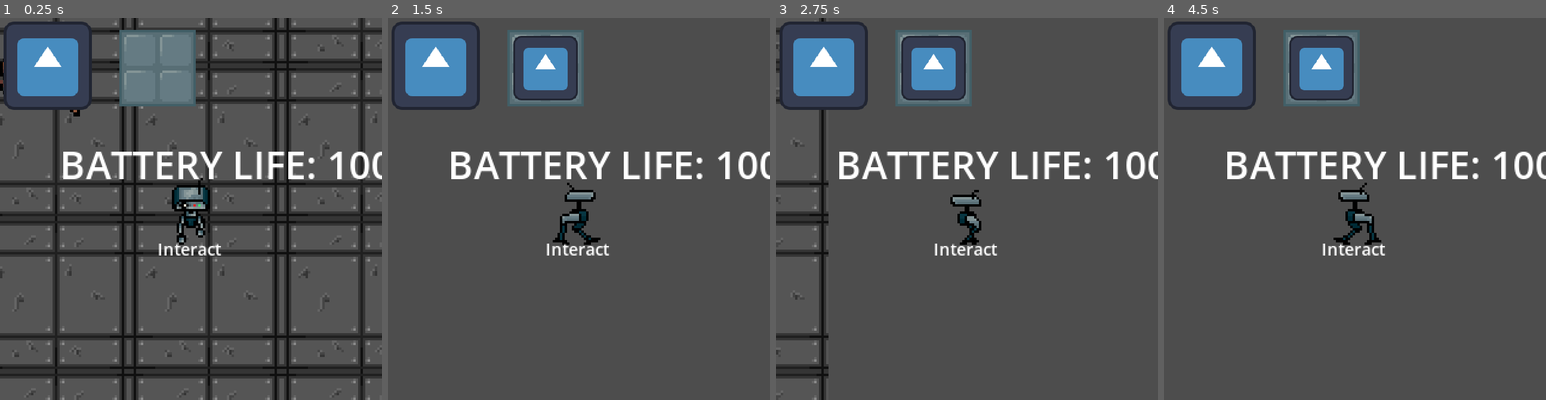
Above: before the commit, frames 1-4 (left to right).
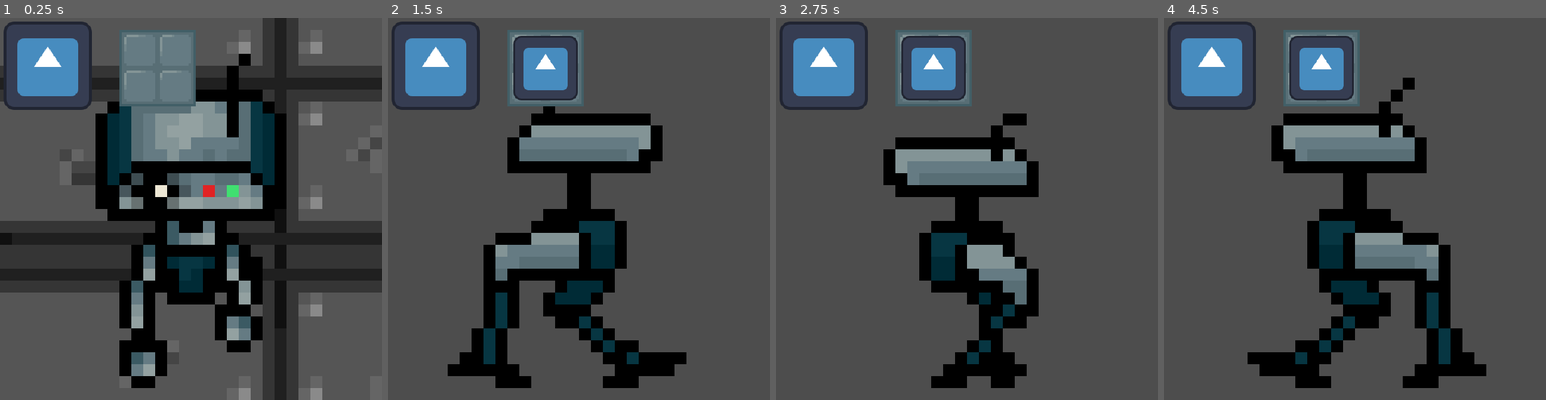
Above: after the commit, the same moments.

Repository: caterbob/ASLJA-OGPC-2025
Game: Godot game, scene res://world.tscn
Same seed, same stepped clock (60 frames per second), same inputs: the game is played once before the commit and once after it. The engine's default icon, where the game draws it, is replaced by a stand-in: a white triangle on a blue panel in a dark square.
Inputs:
- Up to frame 1 (0.25 s): no input
- Up to frame 2 (1.5 s): tap Enter (ui_accept) at 0.5, 0.77 s; hold E 0.53-1.28 s; hold Right (ui_right) from 0.53 s (still down); tap Q at 1.35 s
- Up to frame 3 (2.75 s): tap Enter (ui_accept) at 1.52 s; release Right (ui_right) at 2.03 s; hold Left (ui_left) from 2.03 s (still down); hold E from 2.03 s (still down)
- Up to frame 4 (4.5 s): release Left (ui_left) at 2.78 s; release E at 2.78 s; hold Right (ui_right) 2.78-4.28 s; tap Q at 2.85, 4.35 s; tap Enter (ui_accept) at 3.02, 3.77 s; hold E 3.53-4.28 s; hold Left (ui_left) from 4.28 s (still down)

The runs differ from the first frame. In frame 1, 53% of the frame differs, in the area x 0-100%, y 0-100%; in frame 2, 20%; in frame 3, 17%; in frame 4, 21%.
Error before the commit: Parse Error: Function "_ready" has the same name as a previously declared function. (res://label.gd:9)

Commit message:
Merge Fixes?

Diff:
--- a/the-game/label.gd
+++ b/the-game/label.gd
@@ -1,9 +1,5 @@
 extends Label
 var batteryLife = 100
-# Called when the node enters the scene tree for the first time.
-func _ready() -> void:
-	pass # Replace with function body.
-
 
 # Called when the node enters the scene tree for the first time.
 func _ready() -> void:
@@ -12,7 +8,6 @@
 
 # Called every frame. 'delta' is the elapsed time since the previous frame.
 func _process(delta: float) -> void:
-	self.text = "BATTERY LIFE: " + str(batteryLife) + "%"
 	pass
 
 
--- a/the-game/player.tscn
+++ b/the-game/player.tscn
@@ -155,6 +155,7 @@
 animation = &"walkDown"
 
 [node name="Camera2D" type="Camera2D" parent="."]
+zoom = Vector2(5, 5)
 limit_left = -1410065408
 limit_top = -1410065408
 limit_right = 1410065408
--- a/the-game/world.tscn
+++ b/the-game/world.tscn
@@ -1,16 +1,16 @@
-[gd_scene load_steps=16 format=3 uid="uid://bo8ih5mxcxcl"]
+[gd_scene load_steps=18 format=3 uid="uid://bo8ih5mxcxcl"]
 
 [ext_resource type="Texture2D" uid="uid://cu7k73nwbnjln" path="res://Sprite-0001-export.png" id="1_8l18e"]
 [ext_resource type="Script" path="res://world.gd" id="1_cl5hb"]
 [ext_resource type="PackedScene" uid="uid://c1tnxqkxhd1us" path="res://player.tscn" id="1_wlce4"]
 [ext_resource type="Texture2D" uid="uid://bbdbbexswn4ft" path="res://New Piskel (2).png" id="2_ubemr"]
 [ext_resource type="Texture2D" uid="uid://6p0h5v630pdd" path="res://Floor Tiles- Indoors.png" id="3_fll8y"]
-[ext_resource type="PackedScene" uid="uid://dsuniggkpqps6" path="res://hud.tscn" id="6_wxsfj"]
-[ext_resource type="Script" path="res://hud.gd" id="7_6rj1t"]
 [ext_resource type="Script" path="res://label.gd" id="6_2c0f0"]
 [ext_resource type="Script" path="res://static_body_2d.gd" id="6_7ev70"]
 [ext_resource type="Script" path="res://area_2d.gd" id="7_2qr23"]
+[ext_resource type="Script" path="res://hud.gd" id="8_fr6pp"]
 [ext_resource type="Texture2D" uid="uid://bi18cy8ggfynv" path="res://Scrap Pile.png" id="8_ovham"]
+[ext_resource type="PackedScene" uid="uid://feor7a2ydky" path="res://hud.tscn" id="10_xw718"]
 
 [sub_resource type="TileSetAtlasSource" id="TileSetAtlasSource_8dxh4"]
 texture = ExtResource("1_8l18e")
@@ -825,9 +825,7 @@
 [node name="Player" parent="." instance=ExtResource("1_wlce4")]
 position = Vector2(186, 156)
 
-[node name="HUD" parent="." instance=ExtResource("6_wxsfj")]
-script = ExtResource("7_6rj1t")
-[node name="Label" type="Label" parent="Player"]
+[node name="InteractText" type="Label" parent="Player"]
 offset_left = -14.0
 offset_top = 12.0
 offset_right = 14.0
@@ -836,6 +834,9 @@
 text = "Interact"
 script = ExtResource("6_2c0f0")
 
+[node name="HUD" parent="." instance=ExtResource("10_xw718")]
+script = ExtResource("8_fr6pp")
+
 [node name="StaticBody2D" type="StaticBody2D" parent="."]
 script = ExtResource("6_7ev70")
 
@@ -858,11 +859,11 @@
 shape = SubResource("RectangleShape2D_8ef2b")
 
 [connection signal="area_shape_entered" from="StaticBody2D/PileOfParts" to="." method="on_area_shape_entered"]
-[connection signal="area_shape_entered" from="StaticBody2D/PileOfParts" to="Player/Label" method="area_shape_entered"]
-[connection signal="area_shape_entered" from="StaticBody2D/PileOfParts" to="Player/Label" method="_on_pile_of_parts_area_shape_entered"]
-[connection signal="body_entered" from="StaticBody2D/PileOfParts" to="Player/Label" method="_on_pile_of_parts_body_entered"]
+[connection signal="area_shape_entered" from="StaticBody2D/PileOfParts" to="Player/InteractText" method="area_shape_entered"]
+[connection signal="area_shape_entered" from="StaticBody2D/PileOfParts" to="Player/InteractText" method="_on_pile_of_parts_area_shape_entered"]
+[connection signal="body_entered" from="StaticBody2D/PileOfParts" to="Player/InteractText" method="_on_pile_of_parts_body_entered"]
 [connection signal="body_entered" from="StaticBody2D/PileOfParts" to="StaticBody2D/PileOfParts" method="_on_body_entered"]
-[connection signal="body_exited" from="StaticBody2D/PileOfParts" to="Player/Label" method="_on_pile_of_parts_body_exited"]
+[connection signal="body_exited" from="StaticBody2D/PileOfParts" to="Player/InteractText" method="_on_pile_of_parts_body_exited"]
 [connection signal="body_exited" from="StaticBody2D/PileOfParts" to="StaticBody2D/PileOfParts" method="_on_body_exited"]
 [connection signal="interact_with_pile" from="StaticBody2D/PileOfParts" to="Player" method="_on_interact_with_pile"]
-[connection signal="interact_with_pile" from="StaticBody2D/PileOfParts" to="Player/Label" method="_on_interact_with_pile"]
+[connection signal="interact_with_pile" from="StaticBody2D/PileOfParts" to="Player/InteractText" method="_on_interact_with_pile"]
Not shown: 1 places in the-game/hud.tscn that only renumber resources
